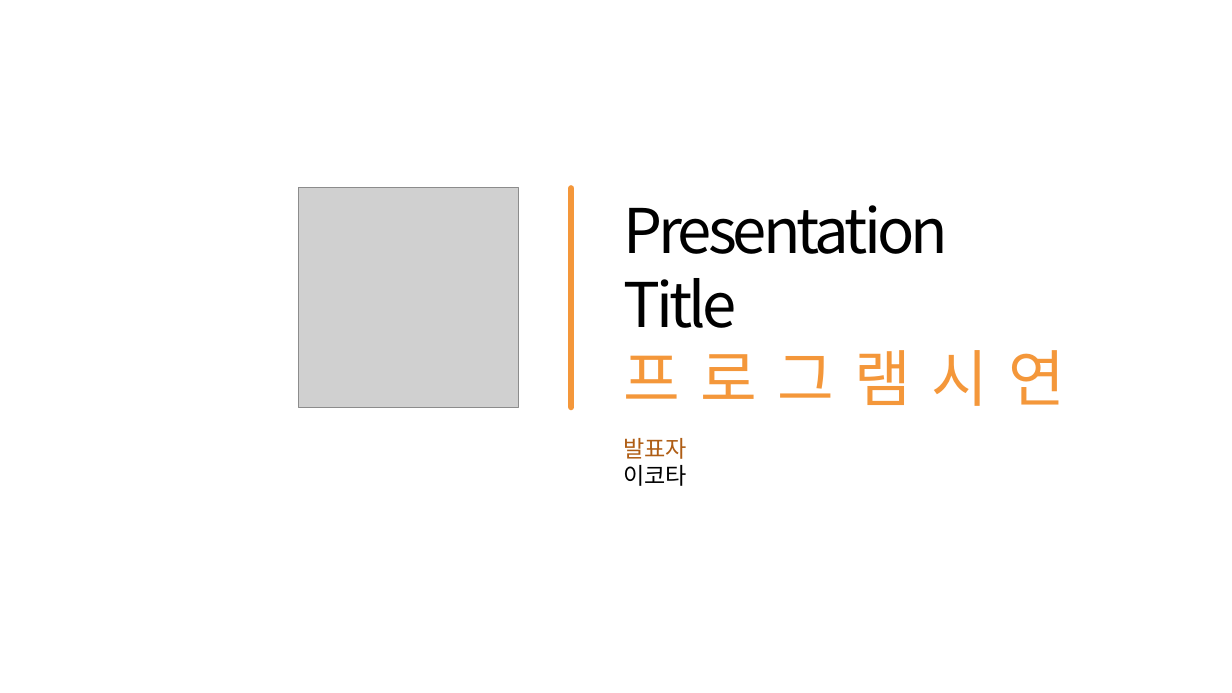
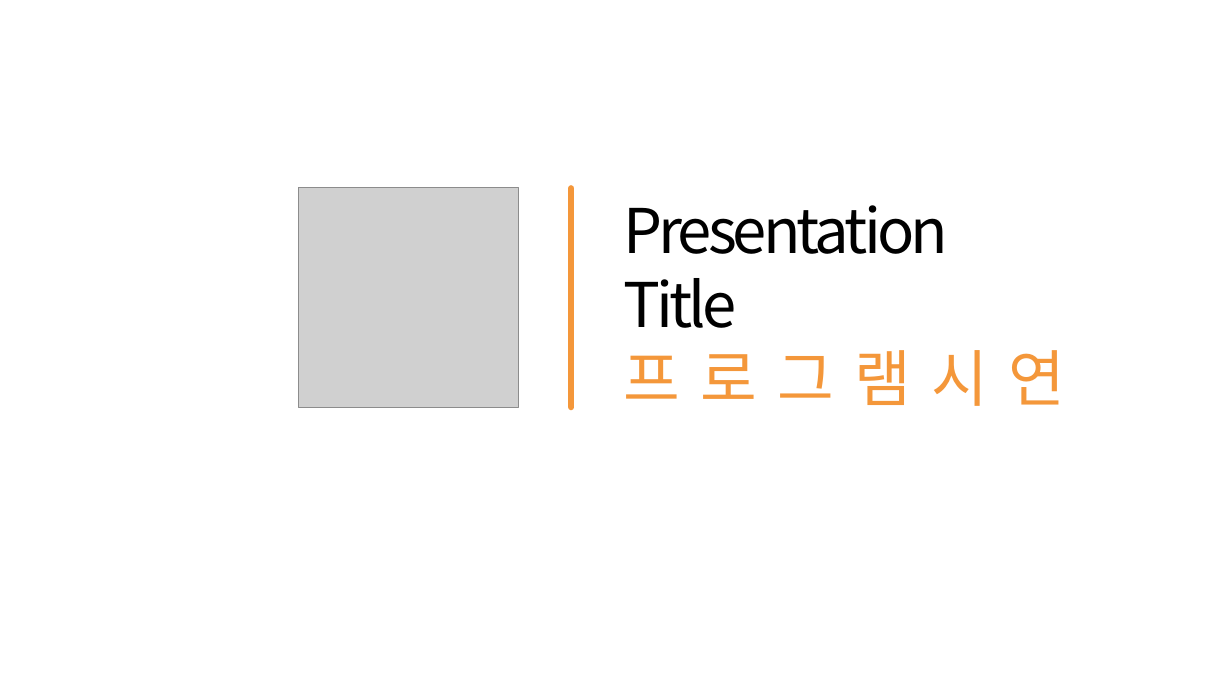
Before and after one commit to MinSu-Kim/java_web_male, a slide deck: slide 36 of document/사발면.pptx (slide 10 before the commit). Drawn at 1232x693 pixels with LibreOffice and Linux fonts; fonts in the diff are those of the drawing; grey boxes stand for pictures. Boxes give left, top, right and bottom in pixels: in the first picture for what was removed or moved away, otherwise in the second. Text is boxed around its words. In the diff, an @@ line names an element or a change of style, - is before the commit and + after.

```diff
--- a/document/사발면.pptx
+++ b/document/사발면.pptx
@@ text removed at (x1=623, y1=438, x2=687, y2=486) @@
-발표자 이코타
```
Also in this commit, not shown: 7 other slides changed, 26 slides added.
